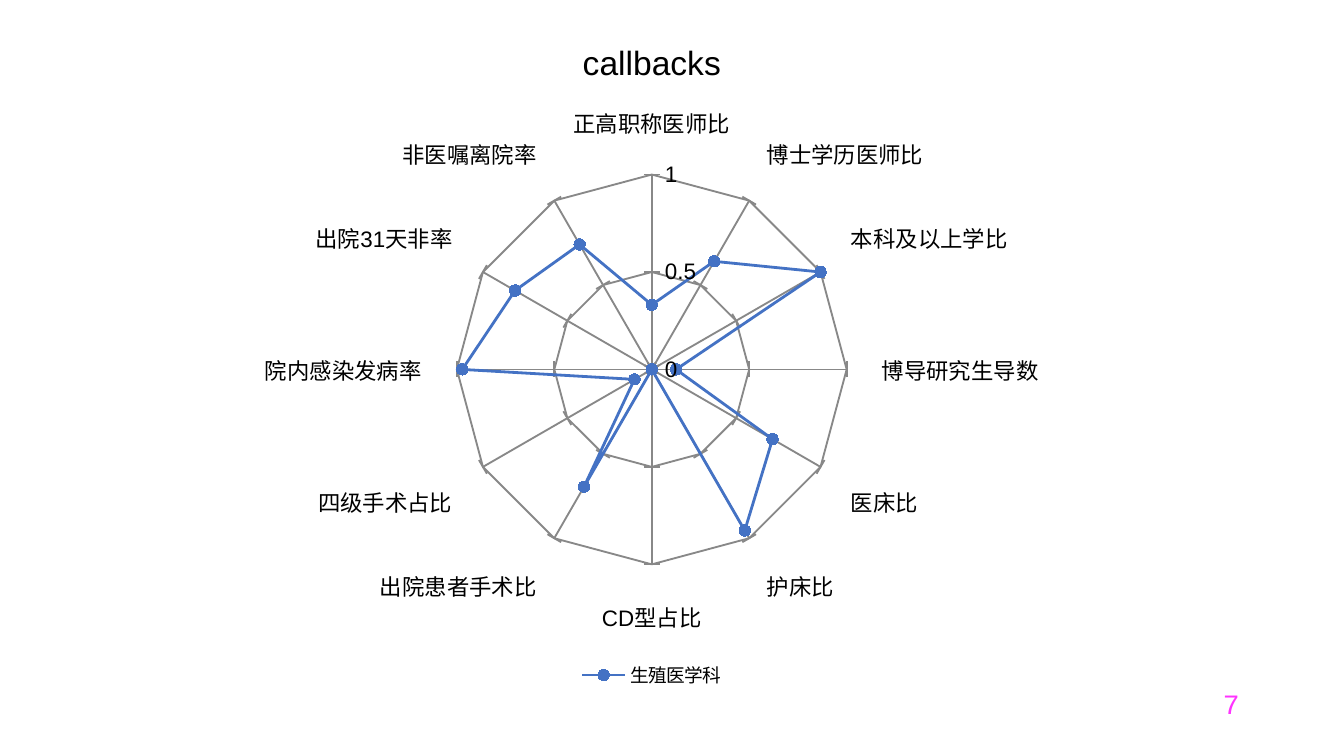
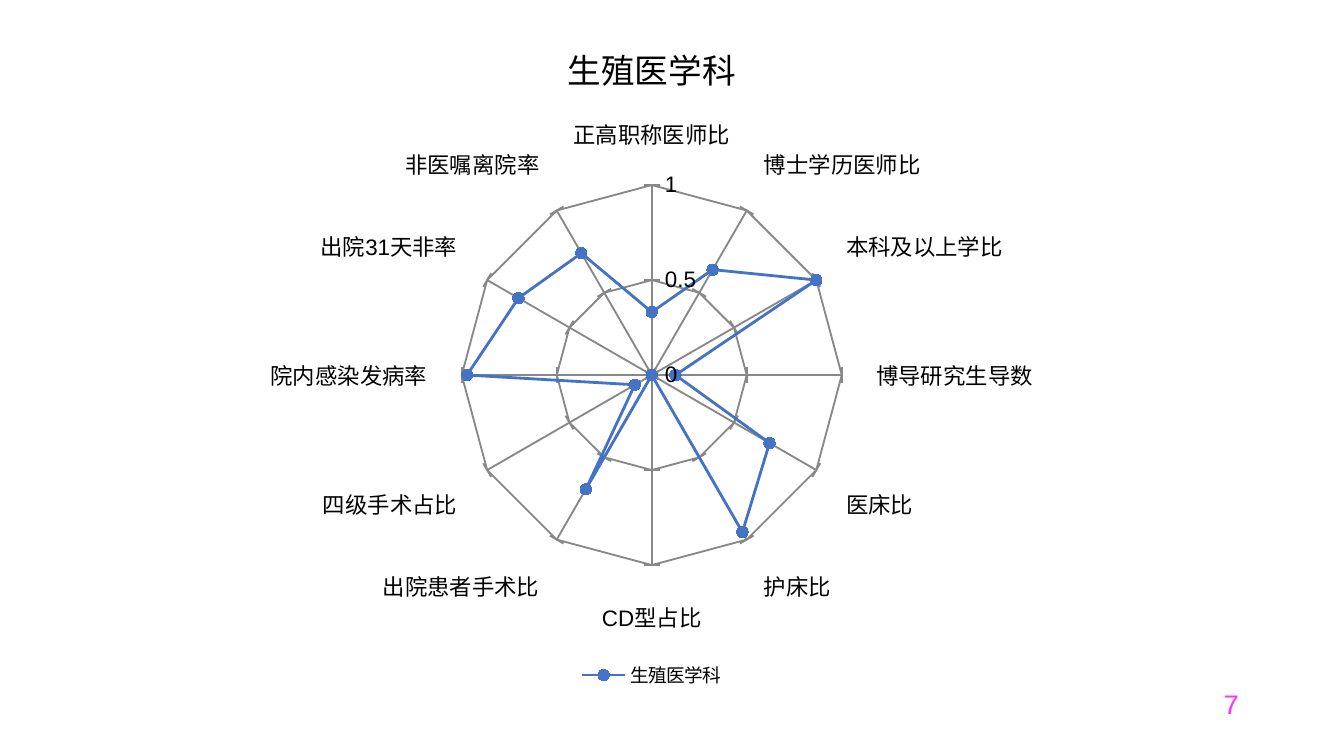
Before and after one commit to Tostig0916/hqcoffee, a slide deck: slide 7 of outputs/PPT/jsszyy.pptxgen.pptx. Drawn at 1344x756 pixels with LibreOffice and Linux fonts; fonts in the diff are those of the drawing. Boxes give left, top, right and bottom in pixels: in the first picture for what was removed or moved away, otherwise in the second. Text is boxed around its words. In the diff, an @@ line names an element or a change of style, - is before the commit and + after.

```diff
--- a/outputs/PPT/jsszyy.pptxgen.pptx
+++ b/outputs/PPT/jsszyy.pptxgen.pptx
@@ radar chart at (x1=13, y1=13, x2=1290, y2=694) @@
@@ title "callbacks" to "生殖医学科" @@
```
Also in this commit, not shown: 36 other slides changed, 6 other files.
